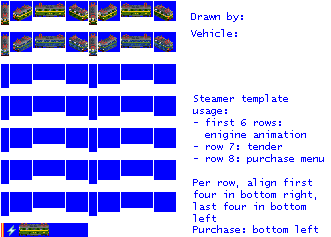
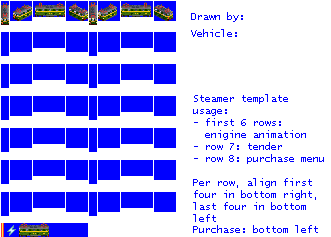
Layered file, before and after one edit (331x237). Changes by layer:
removed layer "Pasted Layer" over [154, 35, 173, 52]
painted on "empty.png" over [1, 33, 151, 237]
